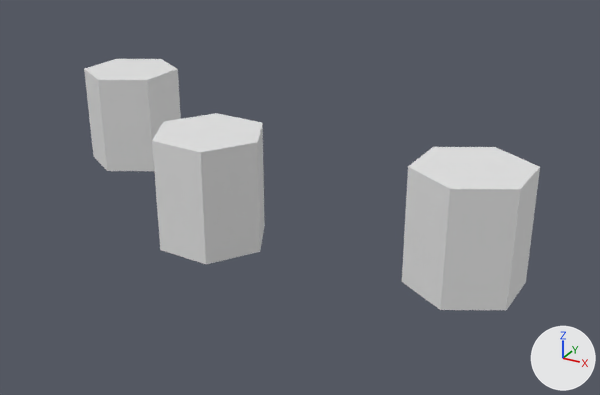
Two versions of the Blender file blender/spreadout_group.blend, one commit apart.
Rendered twice from a 50 mm lens placed at (21.35, 1.14, 6.65), pointed at (13.6, 15.22, -0.39). Arrows for +X, +Y and +Z are at lower right; the lights stay in place. Both versions are drawn at frame 30 of the action 'actor.004Action'; the numbers are the values there.

Names of what the first picture shows: 'actor.001', 'actor.004', 'actor.005'.
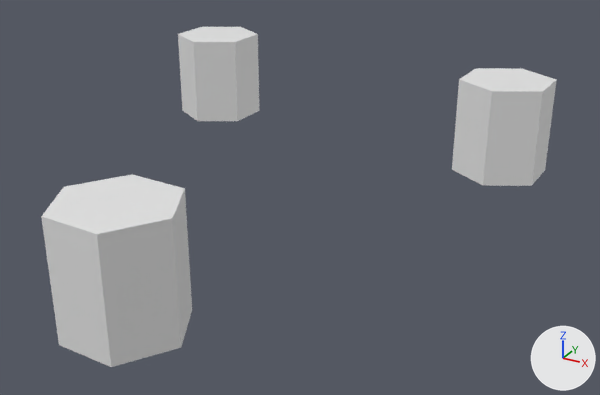
Where the change shows, as pixel boxes (x1, y1, x2, y2) in the pictures (600 x 395 px):
'actor.001', moved
    before: (152, 113, 265, 264)
    after: (41, 174, 192, 367)
'actor.004', moved
    before: (402, 147, 540, 310)
    after: (452, 68, 557, 186)
'actor.005', moved
    before: (84, 59, 181, 171)
    after: (178, 27, 259, 121)

The edits, one by one:
Object 'actor.004' (ob_actor_004) moves from (17.6, 14.09, 0.35) to (16.56, 19.74, 0.35).
Object 'actor.001' (ob_actor_001) moves from (12.68, 13.35, 0.38) to (13.29, 9.96, 0.38).
Object 'actor.005' (ob_actor_005) moves from (8.47, 16.21, 0.38) to (8.18, 20.33, 0.38).
